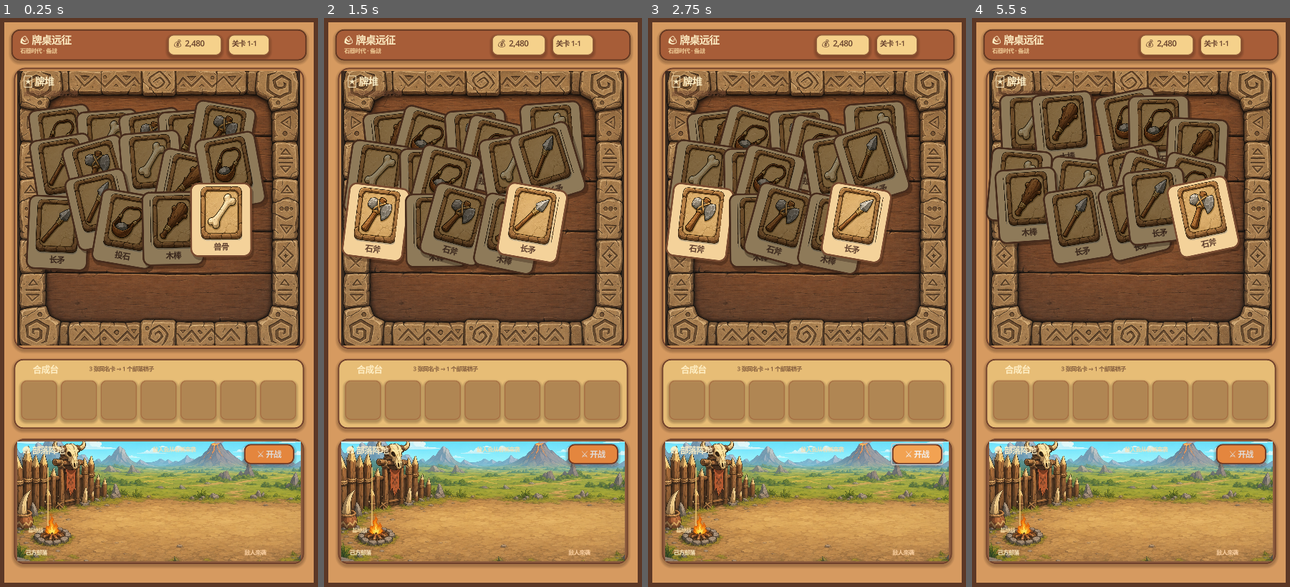
Above: before the commit, frames 1-4 (left to right).
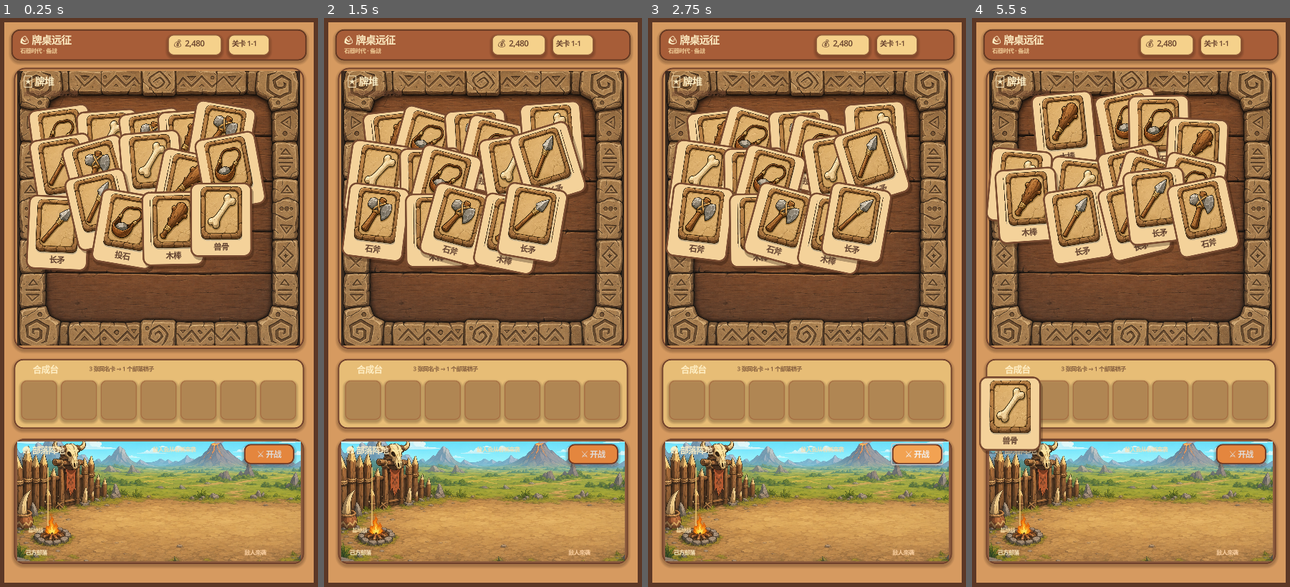
Above: after the commit, the same moments.

Repository: rg7w9ew0sotid/repo-q7ht4skn
Game: Godot game, scene res://scenes/main.tscn
The game is run twice, just before and just after one commit, with the same random seed, the same clock (stepped at 60 frames per second) and the same inputs.
Inputs (mouse positions are in pixels of both pictures, inside the frame that each line leads up to):
- Up to frame 1 (0.25 s): no input
- Up to frame 2 (1.5 s): click "⚔ 开战" at 0.5 s; click "重新开始" at 1.25 s
- Up to frame 3 (2.75 s): click "⚔ 开战" at 2 s
- Up to frame 4 (5.5 s): click "重新开始" at 2.75 s; click "⚔ 开战" at 3.5 s; click "重新开始" at 4.25 s; tap Enter at 5 s; move the mouse to (1032, 131) at 5.02 s; click (1032, 131) at 5.17 s

The runs differ from the first frame. In frame 1, 17% of the frame differs, in the area x 8-84%, y 14-45%; in frame 2, 14%; in frame 3, 14%; in frame 4, 19%, in the area x 2-81%, y 12-77%.

Commit message:
修复牌堆命中/覆盖判定不一致: 高亮卡必可点, 覆盖用旋转矩形统一判定

Diff:
--- a/scripts/card_view.gd
+++ b/scripts/card_view.gd
@@ -13,8 +13,10 @@
 func setup(id: String, texture: Texture2D, tint: Color) -> void:
 	card_id = id
 	card_name = GameData.CARDS[id].name
-	custom_minimum_size = Vector2(138, 166)
-	mouse_default_cursor_shape = Control.CURSOR_POINTING_HAND
+	size = Vector2(138, 166)
+	custom_minimum_size = size
+	mouse_filter = Control.MOUSE_FILTER_IGNORE
+	mouse_default_cursor_shape = Control.CURSOR_ARROW
 	shadow = Panel.new()
 	shadow.position = Vector2(4, 7)
 	shadow.size = Vector2(138, 166)
@@ -62,12 +64,8 @@
 func set_locked(value: bool) -> void:
 	locked = value
 	modulate = Color(0.58, 0.58, 0.58, 1) if locked else Color.WHITE
-	mouse_default_cursor_shape = Control.CURSOR_ARROW if locked else Control.CURSOR_POINTING_HAND
+	mouse_default_cursor_shape = Control.CURSOR_ARROW
 
 func _gui_input(event: InputEvent) -> void:
-	if locked or claimed:
-		return
-	if event is InputEventMouseButton and event.button_index == MOUSE_BUTTON_LEFT and event.pressed:
-		claimed = true
-		clicked.emit(self)
-		accept_event()
+	# CardLayer handles hit testing so visual state and input geometry stay identical.
+	pass
--- a/scripts/main.gd
+++ b/scripts/main.gd
@@ -115,6 +115,8 @@
 	card_layer.position = Vector2(26, 80)
 	card_layer.size = Vector2(596, 526)
 	card_layer.clip_contents = false
+	card_layer.mouse_filter = Control.MOUSE_FILTER_STOP
+	card_layer.gui_input.connect(_on_card_layer_input)
 	board.add_child(card_layer)
 
 func _build_tray() -> void:
@@ -236,23 +238,46 @@
 	for card in deck_cards:
 		if not is_instance_valid(card):
 			continue
-		var covered := false
-		for other in deck_cards:
-			if other == card or not is_instance_valid(other) or other.z_index <= card.z_index:
-				continue
-			if _cards_overlap(card, other):
-				covered = true
-				break
-		card.set_locked(covered)
-
-func _cards_overlap(first: Control, second: Control) -> bool:
-	var a := Rect2(first.global_position + Vector2(8, 8), CARD_SIZE - Vector2(16, 16))
-	var b := Rect2(second.global_position + Vector2(8, 8), CARD_SIZE - Vector2(16, 16))
-	return a.intersects(b)
+		card.set_locked(not _card_has_exposed_area(card))
+
+func _on_card_layer_input(event: InputEvent) -> void:
+	if not event is InputEventMouseButton:
+		return
+	if event.button_index != MOUSE_BUTTON_LEFT or not event.pressed:
+		return
+	var canvas_point: Vector2 = card_layer.get_global_transform_with_canvas() * event.position
+	var card := _top_card_at(canvas_point)
+	if card != null and not card.locked:
+		_on_card_clicked(card)
+		card_layer.accept_event()
+
+func _top_card_at(canvas_point: Vector2) -> CardView:
+	var result: CardView
+	var highest_z := -2147483648
+	for card in deck_cards:
+		if not is_instance_valid(card) or card.claimed:
+			continue
+		var card_point: Vector2 = card.get_global_transform_with_canvas().affine_inverse() * canvas_point
+		if Rect2(Vector2.ZERO, CARD_SIZE).has_point(card_point) and card.z_index > highest_z:
+			result = card
+			highest_z = card.z_index
+	return result
+
+func _card_has_exposed_area(card: CardView) -> bool:
+	# Sample the exact transformed rectangle with the same hit test used by clicks.
+	# A 3px grid catches the visible edge slivers created by rotated cards.
+	for y in range(1, int(CARD_SIZE.y), 3):
+		for x in range(1, int(CARD_SIZE.x), 3):
+			var local_point := Vector2(x, y)
+			var canvas_point: Vector2 = card.get_global_transform_with_canvas() * local_point
+			if _top_card_at(canvas_point) == card:
+				return true
+	return false
 
 func _on_card_clicked(card: CardView) -> void:
-	if card.locked:
-		return
+	if card.locked or card.claimed:
+		return
+	card.claimed = true
 	card.mouse_filter = Control.MOUSE_FILTER_IGNORE
 	deck_cards.erase(card)
 	_refresh_covered()
